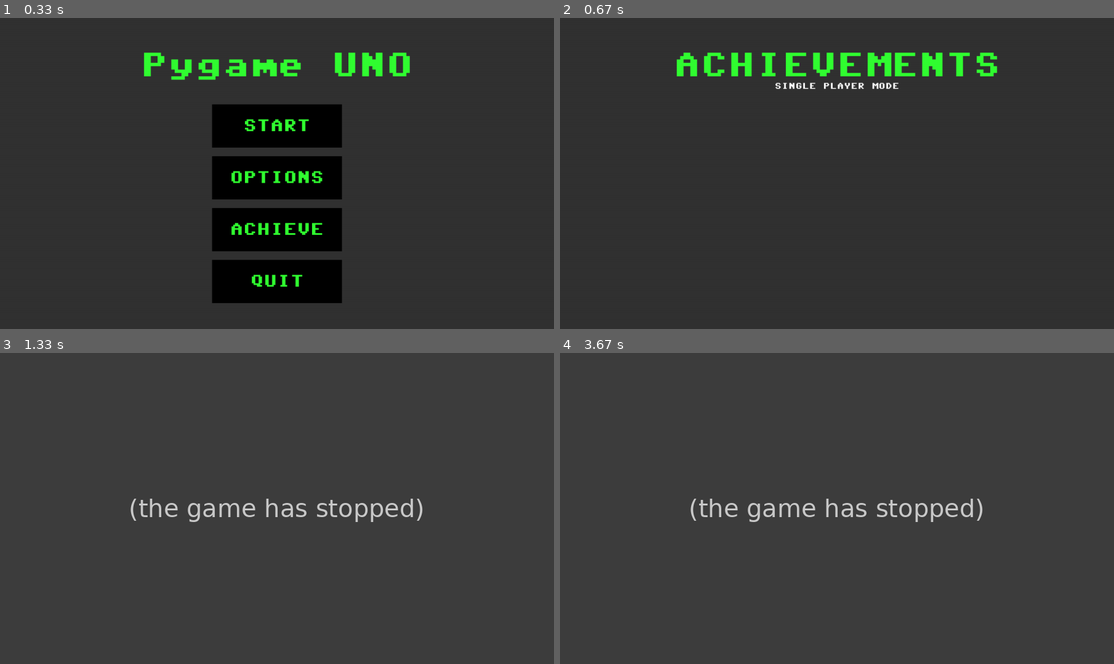
Above: before the commit, frames 1-4 (two rows, left to right).
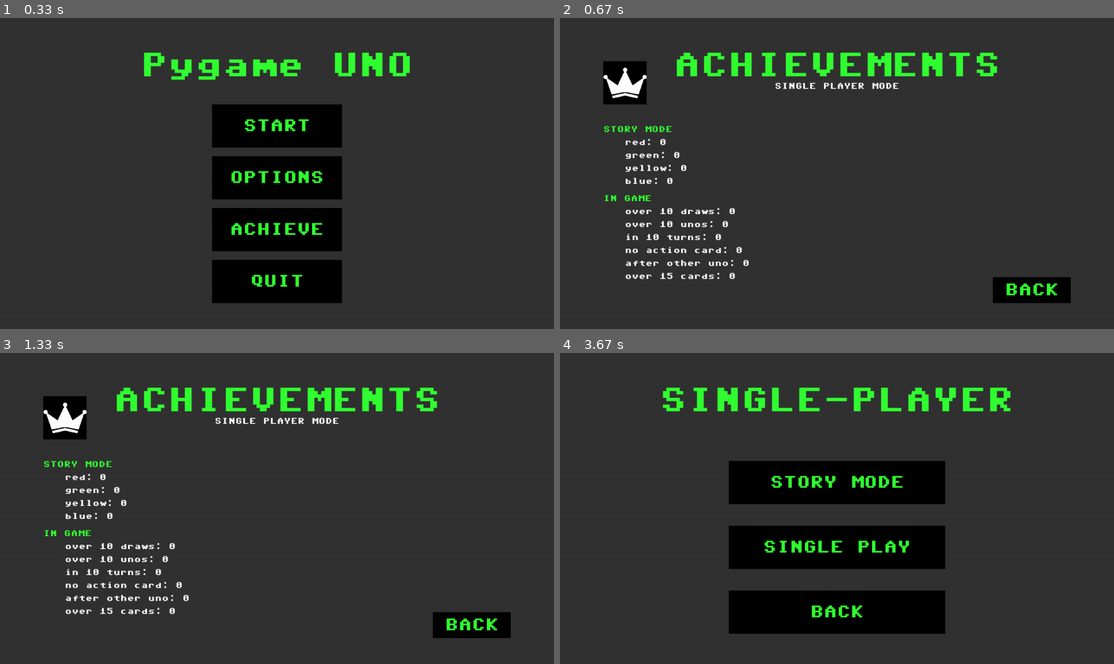
Above: after the commit, the same moments.

Repository: jrsky723/pygameuno
Game: pygame game, started from main.py
Same seed, same stepped clock (60 frames per second), same inputs: the game is played once before the commit and once after it.
Inputs (mouse positions are in pixels of both pictures, inside the frame that each line leads up to):
- Up to frame 1 (0.33 s): no input
- Up to frame 2 (0.67 s): click "ACHIEVE" at 0.38 s
- Up to frame 3 (1.33 s): hold Right 0.67-1.13 s; click (454, 499) at 1.27 s
- Up to frame 4 (3.67 s): hold Up 1.55-1.85 s; click (704, 511) at 1.93 s; hold Right 2.22-2.68 s; tap Enter at 2.72 s; click "START" at 3.1 s; click "SINGLE-PLAYER" at 3.43 s

Frame 1 is identical in both runs. In frame 2, 3.8% of the frame differs, in the area x 7-93%, y 13-92%; in frame 3, 7.2%; in frame 4, 20%, in the area x 18-82%, y 11-91%.
Before the commit the program exited at 0.67 s; later frames show no game.

Commit message:
Achievement Alert Box In screen

Diff:
--- a/game/uno_game.py
+++ b/game/uno_game.py
@@ -459,3 +459,9 @@
             player.in_game_achievements["after other uno"] = True
         elif achievement == "over 15 cards":
             player.in_game_achievements["over 15 cards"] = True
+
+        # alert
+        if player.in_game_achievements["uno"] == 10:
+            self.add_game_event_info("achievement", "uno over 10!")
+        elif player.in_game_achievements["draw"] == 10:
+            self.add_game_event_info("achievement", "draw over 10!")
--- a/screens/game_screen.py
+++ b/screens/game_screen.py
@@ -16,7 +16,7 @@
 from animations.move_animation import MoveAnimation
 from animations.skip_animation import SkipAnimation
 from utils.draw_functions import draw_inner_border
-from utils.constants import SCREEN as S, SIZE_RATIO as SR, SOUND, MUSIC
+from utils.constants import SCREEN as S, SIZE_RATIO as SR, SOUND, MUSIC, IMAGE
 from game.uno_constants import COLORS
 import copy
 
@@ -64,6 +64,30 @@
         self.message_timer = Timer()
         self.message_time = 2
 
+        # Achievement alert box
+        self.alert_timer = Timer()
+        self.alert_time = 2
+        self.alert_box = pygame.surface.Surface(
+            (self.screen_width / 5, self.screen_height / 5)
+        )
+        self.alert_box.fill(rgb("black"))
+        self.alert_box.set_alpha(0)
+
+        self.alert_box_pos = (0, self.screen_height / 5 * 2.5)
+        self.achievement_icon = pygame.image.load(IMAGE.CROWN)
+
+        self.achievement_icon = pygame.transform.scale(
+            self.achievement_icon,
+            (self.screen_width / 12.8 / 1.5, self.screen_height / 7.2 / 1.5),
+        )
+        self.achievement_text = TextBox(
+            x=20,
+            y=80,
+            font_size=20,
+            text="",
+            **self.rect_params,
+        )
+
         # color_picker
         self.color_picker_on = False
         self.color_picker_buttons = []
@@ -82,6 +106,7 @@
         self.direction = self.game.get_direction()
         self.animations = []
 
+        self.played = False
         # sound
         self.sounds = {
             "card_move": pygame.mixer.Sound(SOUND.CARD_MOVE),
@@ -89,11 +114,11 @@
             "error": pygame.mixer.Sound(SOUND.ERROR),
             "uno": pygame.mixer.Sound(SOUND.UNO),
         }
+
         self.update_options()
         # card_selection
         self.hovered_card_render = None
         self.hovered_card_render_idx = None
-
         # create
         self.create_surfaces()
         self.create_board()
@@ -413,6 +438,12 @@
         for animation in self.animations:
             animation.draw(self.screen)
 
+    def draw_alert_box(self):
+        self.alert_box.fill(rgb("black"))
+        self.alert_box.blit(self.achievement_icon, (0, 0))
+        self.achievement_text.draw(self.alert_box)
+        self.screen.blit(self.alert_box, self.alert_box_pos)
+
     def draw(self):
         super().draw()
         self.draw_surfaces()
@@ -420,6 +451,7 @@
         self.draw_players()
         self.draw_card_renders()
         self.draw_animations()
+        self.draw_alert_box()
 
     # endregion
 
@@ -443,6 +475,8 @@
         super().process_events()
         self.game.process_game()
         self.add_game_animations()
+        if self.alert_timer.is_finished():
+            self.hide_alert_box()
         if self.message_timer.is_finished():
             self.hide_message()
         if self.animations:
@@ -554,8 +588,26 @@
                     f"{event_info['value'].get_name()} failed to call uno!",
                     time=self.message_time,
                 )
+            elif event_info["type"] == "achievement":
+                self.show_achievement(event_info["value"])
 
         self.game.set_game_event_infos([])
+
+    def show_achievement(self, achievement):
+        self.achievement_text = TextBox(
+            x=20,
+            y=80,
+            font_size=20,
+            text=achievement,
+            **self.rect_params,
+        )
+        self.alert_box.set_alpha(200)
+        self.alert_timer.set_timer(self.alert_time)
+        self.alert_timer.start()
+
+    def hide_alert_box(self):
+        self.alert_box.set_alpha(0)
+        self.alert_timer.reset()
 
     def show_message(self, message, time=1):
         self.message_timer.set_timer(time)
@@ -664,6 +716,8 @@
 
     def card_play(self, card_render):
         try:
+            if self.game.turn_ended:
+                return
             if self.game.get_current_player() == self.my_player:
                 played = self.game.play_card(self.my_player, card_render.card)
                 if played:
@@ -678,6 +732,8 @@
 
     def draw_card_from_deck(self):
         try:
+            if self.game.turn_ended:
+                return
             if self.game.get_current_player() == self.my_player:
                 self.game.draw_card(self.my_player)
                 self.end_turn()
--- a/screens/menus/achievements_menu.py
+++ b/screens/menus/achievements_menu.py
@@ -1,14 +1,22 @@
 from screens.menu_screen import MenuScreen
 from renders.text_box import TextBox
+from renders.button import Button
 from utils.json import load_json
+from utils.constants import IMAGE as I
+import pygame
 
 
 class AchievementMenuScreen(MenuScreen):
     def __init__(self, screen, clock, options):
         super().__init__(screen, clock, options)
         self.achievements = load_json("achievements")
+        self.icon = pygame.image.load(I.CROWN)
+        self.icon = pygame.transform.scale(
+            self.icon, (self.screen_width / 12.8, self.screen_height / 7.2)
+        )
+
         self.texts += [TextBox(text="ACHIEVEMENTS", **self.title_params)]
-        single_mode_achievements = self.achievements["single player mode"]
+        single_player_achievements = self.achievements["single player mode"]
         self.texts += [
             TextBox(
                 text="SINGLE PLAYER MODE",
@@ -18,3 +26,28 @@
                 **self.rect_params,
             )
         ]
+        T_X, T_Y, T_GAP1, T_GAP2 = 100, 250, 40, 30
+        text_params = {"x": T_X, "font_size": 20, **self.rect_params}
+        i = 0
+        for key, value in single_player_achievements.items():
+            if isinstance(value, dict):
+                self.texts += [
+                    TextBox(text=key.upper(), y=T_Y, **text_params, text_color="green")
+                ]
+                for k, v in value.items():
+                    self.texts += [
+                        TextBox(
+                            text=f"{k}: {v}",
+                            y=T_Y + T_GAP2,
+                            **text_params | {"x": T_X + 50},
+                        )
+                    ]
+                    T_Y += T_GAP2
+                T_Y += T_GAP1
+
+        self.back_button = Button(x=1000, y=600, text="BACK", **self.rect_params)
+        self.button_sections.append([self.back_button])
+
+    def draw(self):
+        super().draw()
+        self.screen.blit(self.icon, (100, 100))
--- a/utils/constants.py
+++ b/utils/constants.py
@@ -43,6 +43,7 @@
 
 class IMAGE:
     STORY_MODE = os.path.join(IMAGES_PATH, "story_mode.png")
+    CROWN = os.path.join(IMAGES_PATH, "crown.png")
 
 
 # Colors
Binary file added: assets/images/crown.png
